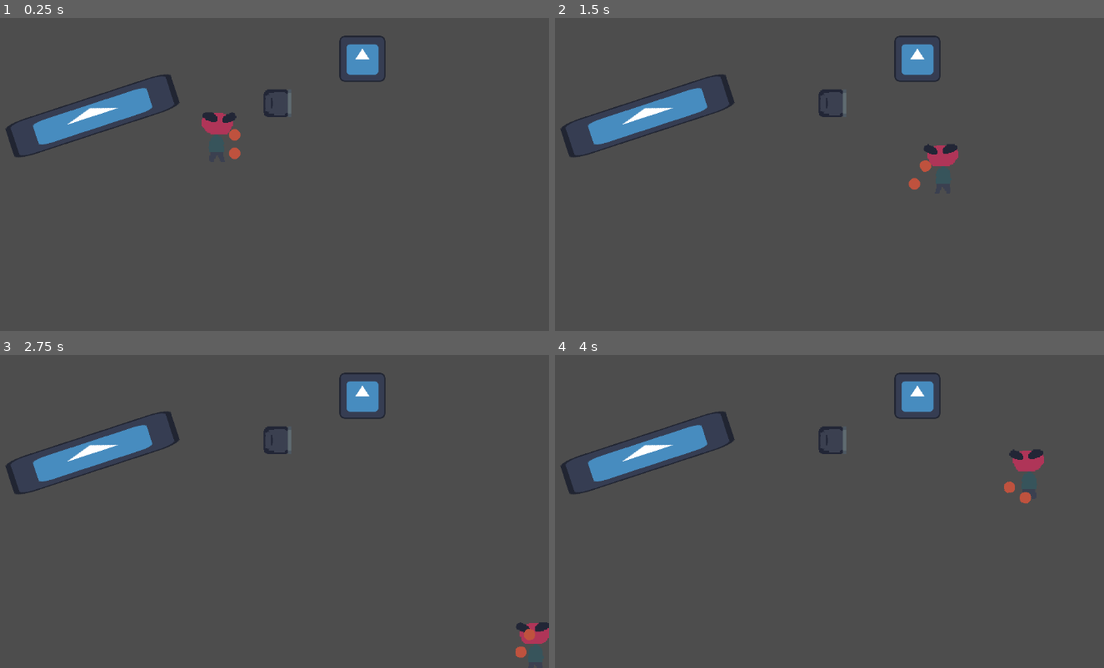
Above: before the commit, frames 1-4 (two rows, left to right).
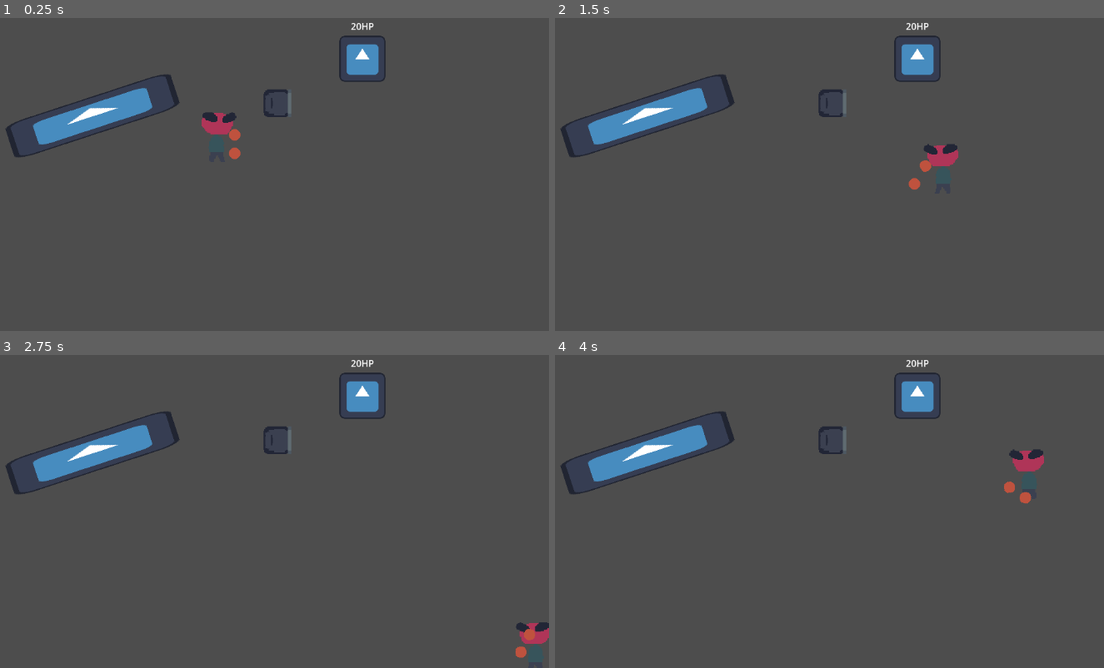
Above: after the commit, the same moments.

Repository: artemvandalovski/Salty-John
Game: Godot game, scene res://levels/office.tscn
Same seed, same stepped clock (60 frames per second), same inputs: the game is played once before the commit and once after it. The engine's default icon, where the game draws it, is replaced by a stand-in: a white triangle on a blue panel in a dark square.
Inputs (mouse positions are in pixels of both pictures, inside the frame that each line leads up to):
- Up to frame 1 (0.25 s): no input
- Up to frame 2 (1.5 s): tap Enter at 0.5 s; move the mouse to (917, 124) at 0.52 s; press the mouse at (917, 124) at 0.53 s; hold D (right) 0.53-1.28 s; move the mouse to (637, 161) at 1.27 s; release the mouse at (637, 161) at 1.28 s; hold S (down) from 1.28 s (still down); click (637, 161) at 1.35 s
- Up to frame 3 (2.75 s): move the mouse to (285, 398) at 2.02 s; release S (down) at 2.03 s; press the mouse at (285, 398) at 2.03 s; hold D (right) from 2.03 s (still down); right-click (285, 398) at 2.1 s
- Up to frame 4 (4 s): move the mouse to (736, 555) at 2.77 s; release D (right) at 2.78 s; release the mouse at (736, 555) at 2.78 s; hold W (up) 2.78-3.53 s; click (736, 555) at 2.85 s; tap Space at 3.5 s; move the mouse to (972, 536) at 3.52 s; press the mouse at (972, 536) at 3.53 s; hold A (left) from 3.53 s (still down)

The runs differ from the first frame. In frame 1, less than 0.1% of the frame differs, in the area x 63-69%, y 1-4%; in frame 2, less than 0.1%; in frame 3, less than 0.1%; in frame 4, less than 0.1%.

Commit message:
one hand grab and modified damage

Diff:
--- a/common/damage/hitbox.gd
+++ b/common/damage/hitbox.gd
@@ -6,12 +6,13 @@
 ## Call [method deal_damage] to deal damage to all overlapping Hurtboxes[br]
 ## Set [member knockback_func][code]: func(Hurtbox) -> Vector2[/code] to handle knockback
 
-@export var damage = 1
-
 # [code]func(Hurtbox) -> Vector2[/code]
 # Warning: may be null
 # E.g.   func(_hurtbox: Hurtbox) -> Vector2:	return Vector2.ZERO
 var knockback_func: Callable
+
+# Can be null
+var damage_func: Callable
 
 
 func _ready():
@@ -30,7 +31,7 @@
 	for hurtbox in get_overlapping_areas():
 		assert(hurtbox is Hurtbox)
 
-		hurtbox.apply_damage(damage)
+		hurtbox.apply_damage(damage_func.call(hurtbox))
 
 		if do_apply_kb:
 			var kb: Vector2 = knockback_func.call(hurtbox)
--- a/enemies/dummy.tscn
+++ b/enemies/dummy.tscn
@@ -11,6 +11,7 @@
 size = Vector2(80, 80)
 
 [node name="Dummy" instance=ExtResource("1_4le0s")]
+health = 20
 
 [node name="Sprite2D" type="Sprite2D" parent="." index="0"]
 position = Vector2(1.90735e-06, 1.90735e-06)
@@ -25,3 +26,9 @@
 
 [node name="CollisionShape2D" type="CollisionShape2D" parent="Hurtbox" index="0"]
 shape = SubResource("RectangleShape2D_spy3j")
+
+[node name="Label" parent="." index="3"]
+offset_left = -20.0
+offset_top = -68.0
+offset_right = 20.0
+offset_bottom = -45.0
--- a/enemies/enemy.gd
+++ b/enemies/enemy.gd
@@ -6,10 +6,16 @@
 @export var health := 3
 @export var mass := 1
 
+@onready var label = $Label
+
+func _ready():
+	update_label()
 
 func _physics_process(delta):
 	handle_movement()
 
+func update_label():
+	label.text = str(health) + "HP"
 
 func handle_movement():
 	velocity *= FRICTION
@@ -17,6 +23,7 @@
 
 func take_damage(dmg: int):
 	health -= dmg
+	update_label()
 	if health <= 0:
 		queue_free()
 
--- a/enemies/enemy.tscn
+++ b/enemies/enemy.tscn
@@ -5,3 +5,7 @@
 [node name="Enemy" type="CharacterBody2D" groups=["Enemies"]]
 collision_layer = 4
 script = ExtResource("1_qbslc")
+
+[node name="Label" type="Label" parent="."]
+offset_right = 40.0
+offset_bottom = 23.0
--- a/environment/draggable/chair/chair.tscn
+++ b/environment/draggable/chair/chair.tscn
@@ -3,8 +3,8 @@
 [ext_resource type="PackedScene" uid="uid://cpeu61u3dchfe" path="res://environment/draggable/draggable.tscn" id="1_xuccq"]
 [ext_resource type="Texture2D" uid="uid://c4vya5yxl5mi" path="res://environment/draggable/chair/office_chair.png" id="2_3hobp"]
 
-[sub_resource type="RectangleShape2D" id="RectangleShape2D_t463u"]
-size = Vector2(48, 48)
+[sub_resource type="CircleShape2D" id="CircleShape2D_htfjk"]
+radius = 24.0208
 
 [sub_resource type="CircleShape2D" id="CircleShape2D_22np1"]
 radius = 40.0
@@ -16,12 +16,13 @@
 radius = 32.0
 
 [node name="Chair" instance=ExtResource("1_xuccq")]
+mass = 1.2
 linear_damp = 2.0
 angular_damp = 1.0
 spin_force = 4
 
 [node name="CollisionShape2D" type="CollisionShape2D" parent="." index="0"]
-shape = SubResource("RectangleShape2D_t463u")
+shape = SubResource("CircleShape2D_htfjk")
 
 [node name="CollisionShape2D" type="CollisionShape2D" parent="GrabArea" index="0"]
 shape = SubResource("CircleShape2D_22np1")
--- a/environment/draggable/draggable.gd
+++ b/environment/draggable/draggable.gd
@@ -4,27 +4,36 @@
 @export var spin_force = 0
 @export var velocity_treshhold = 400.0
 
-#func _ready():
-	#$Hitbox.knockback_func = get_knockback
+@onready var hitbox = $Hitbox
+
+
+func _ready():
+	hitbox.knockback_func = calc_knockback
+	hitbox.damage_func = calc_damage
+
+
+func add_player_collisions():
+	collision_mask = 7
+
+func no_player_collisions():
+	collision_mask = 5
+
+func is_fast_enough() -> bool:
+	return linear_velocity.length_squared() > pow(velocity_treshhold, 2)
+
+func calc_damage(_hurtbox: Hurtbox):
+	return floor(linear_velocity.length() / 100.0)
+
+func calc_knockback(_hurtbox: Hurtbox) -> Vector2:
+	var kb = linear_velocity
+	return kb
 
 func take_knockback(kb: Vector2):
 	apply_torque_impulse(kb.length() * randi_range(-2, 2) * spin_force)
 	apply_impulse(kb / mass)
 
-func get_knockback():
-	if !is_fast_enough():
-		return Vector2.ZERO
-	var kb = linear_velocity
-	linear_velocity *= -physics_material_override.bounce
-	return kb
-
-func is_fast_enough() -> bool:
-	return linear_velocity.length_squared() > pow(velocity_treshhold, 2)
-
-
 func _on_hitbox_area_entered(hurtbox: Hurtbox):
 	assert(hurtbox is Hurtbox)
-
 	if is_fast_enough():
-		hurtbox.apply_knockback(get_knockback())
-		hurtbox.apply_damage(1)
+		hitbox.deal_damage()
+	linear_velocity *= -physics_material_override.bounce
--- a/player/fists/fist.gd
+++ b/player/fists/fist.gd
@@ -9,35 +9,67 @@
 const KNOCKBACK_STRENGTH: float = 200.0
 const KNOCKBACK_MIN: float = 100.0
 
+signal drag_started(node: Draggable)
+signal drag_stopped(node: Draggable)
+
 @export_enum("left_click", "right_click") var input: String
 
 @onready var hitbox = $Hitbox
+@onready var drag_raycast = $DragRayCast as RayCast2D
+@onready var drag_center = $DragCenter
 
+var dragging_node: Draggable = null
 var charge = 0.0
+
 
 func _ready():
 	hitbox.knockback_func = calc_knockback
+	hitbox.damage_func = calc_damage
 
-# Gets called from parent (See Fists)
-# The reason for this is to give us more control over when and how these
-#  children fists get updated
-# E.g. We don't want them to handle attacking while we're dragging a chair
-func update(delta: float):
+func _physics_process(delta):
+	handle_punch()
 	handle_charge(delta)
-	handle_punch()
+	handle_drag()
 
+func is_dragging() -> bool:
+	return dragging_node != null
+
+func start_draggin():
+	dragging_node = drag_raycast.get_collider().owner
+	dragging_node.no_player_collisions()
+	drag_started.emit(dragging_node)
+
+func stop_dragging():
+	dragging_node.linear_velocity = owner.holder.velocity
+	dragging_node.add_player_collisions()
+	drag_stopped.emit(dragging_node)
+	dragging_node = null
+
+func handle_drag():
+	if Input.is_action_just_pressed(input):
+		if drag_raycast.is_colliding():
+			start_draggin()
+
+	if !Input.is_action_pressed(input) and dragging_node != null:
+		stop_dragging()
+
+	if is_dragging():
+		dragging_node.global_position = lerp(
+			dragging_node.global_position,
+			drag_center.global_position, 0.2
+		)
 
 func handle_charge(delta):
 	if Input.is_action_pressed(input):
 		charge = minf(charge + CHARGE_RATE * delta, MAX_CHARGE)
-		position.x = -CHARGE_DEPTH * (charge / MAX_CHARGE)
+		if !is_dragging():
+			position.x = -CHARGE_DEPTH * (charge / MAX_CHARGE)
 
 func handle_punch():
 	if Input.is_action_just_released(input):
 		punch()
 
 func punch():
-	# Animateji
 	var punch_tween: Tween = create_tween()\
 		.set_trans(Tween.TRANS_QUINT).set_ease(Tween.EASE_OUT)
 	punch_tween.tween_property(self, 'position:x', charge + PUNCH_DEPTH, 0.1)
@@ -45,8 +77,11 @@
 	punch_tween.tween_property(self, 'position:x', 0, COOLDOWN)
 
 	await punch_tween.finished
+	charge = 0.0
 
-	charge = 0.0
+func calc_damage(_hurtbox: Hurtbox):
+	var velocity: Vector2 = owner.holder.velocity
+	return ceil(velocity.normalized().length() * charge)
 
 func calc_knockback(_hurtbox: Hurtbox) -> Vector2:
 	var velocity = owner.holder.velocity
--- a/player/fists/fist.tscn
+++ b/player/fists/fist.tscn
@@ -17,3 +17,10 @@
 
 [node name="CollisionShape2D" type="CollisionShape2D" parent="Hitbox"]
 shape = SubResource("CircleShape2D_1p38y")
+
+[node name="DragRayCast" type="RayCast2D" parent="."]
+position = Vector2(-24, 0)
+target_position = Vector2(64, 0)
+collision_mask = 32
+collide_with_areas = true
+collide_with_bodies = false
--- a/player/fists/fists.gd
+++ /dev/null
@@ -1,48 +0,0 @@
-extends Item
-
-signal drag_started(node: Draggable)
-signal drag_stopped(node: Draggable)
-
-@onready var drag_raycast = $DragRayCast as RayCast2D
-@onready var right_fist = $Right
-@onready var left_fist = $Left
-@onready var marker_2d = $Marker2D
-
-
-## The current Draggable the player is dragging
-## Warning: may be null
-var dragging_node: Draggable = null
-
-
-func _physics_process(delta):
-	handle_drag()
-
-	# Prioritize dragging over attacking
-	if is_dragging():
-		# Temporary just to get things going
-		# Suggestion: Add a `DragCenter: Marker2D` in between both fists and move it to there instead
-		dragging_node.global_position = lerp(
-			dragging_node.global_position,
-			marker_2d.global_position, 0.2
-		)
-		return
-
-	# Not dragging anything, update fists
-	right_fist.update(delta)
-	left_fist.update(delta)
-
-
-func is_dragging() -> bool:
-	return dragging_node != null
-
-func handle_drag():
-	if Input.is_action_just_pressed("drag"):
-		if drag_raycast.is_colliding():
-			dragging_node = drag_raycast.get_collider().owner
-			drag_started.emit(dragging_node)
-		return
-
-	# If we're not dragging anymore, let go
-	if !Input.is_action_pressed("drag") and dragging_node != null:
-		drag_stopped.emit(dragging_node)
-		dragging_node = null
--- a/player/fists/fists.tscn
+++ b/player/fists/fists.tscn
@@ -1,26 +1,20 @@
-[gd_scene load_steps=4 format=3 uid="uid://cu7v5vew4t18i"]
+[gd_scene load_steps=3 format=3 uid="uid://cu7v5vew4t18i"]
 
 [ext_resource type="PackedScene" uid="uid://7fmia0sa61r4" path="res://common/items/item.tscn" id="1_3y0xb"]
 [ext_resource type="PackedScene" uid="uid://b1eycdjhng3h" path="res://player/fists/fist.tscn" id="1_ux0o8"]
-[ext_resource type="Script" path="res://player/fists/fists.gd" id="2_cyakf"]
 
 [node name="Fists" instance=ExtResource("1_3y0xb")]
-script = ExtResource("2_cyakf")
 
 [node name="Left" parent="." index="1" instance=ExtResource("1_ux0o8")]
 position = Vector2(0, -16)
 input = "left_click"
 
+[node name="DragCenter" type="Marker2D" parent="Left" index="3"]
+position = Vector2(24, -12)
+
 [node name="Right" parent="." index="2" instance=ExtResource("1_ux0o8")]
 position = Vector2(0, 16)
 input = "right_click"
 
-[node name="DragRayCast" type="RayCast2D" parent="." index="3"]
-position = Vector2(-24, 0)
-target_position = Vector2(64, 0)
-collision_mask = 32
-collide_with_areas = true
-collide_with_bodies = false
-
-[node name="Marker2D" type="Marker2D" parent="." index="4"]
-position = Vector2(24, 0)
+[node name="DragCenter" type="Marker2D" parent="Right" index="3"]
+position = Vector2(24, 12)
--- a/project.godot
+++ b/project.godot
@@ -56,12 +56,6 @@
 "events": [Object(InputEventMouseButton,"resource_local_to_scene":false,"resource_name":"","device":-1,"window_id":0,"a …(253 unchanged characters)…
 ]
 }
-drag={
-"deadzone": 0.5,
-"events": [Object(InputEventMouseButton,"resource_local_to_scene":false,"resource_name":"","device":-1,"window_id":0,"alt_pressed":false,"shift_pressed":false,"ctrl_pressed":false,"meta_pressed":false,"button_mask":0,"position":Vector2(0, 0),"global_position":Vector2(0, 0),"factor":1.0,"button_index":1,"canceled":false,"pressed":false,"double_click":false,"script":null)
-, Object(InputEventMouseButton,"resource_local_to_scene":false,"resource_name":"","device":-1,"window_id":0,"alt_pressed":false,"shift_pressed":false,"ctrl_pressed":false,"meta_pressed":false,"button_mask":0,"position":Vector2(0, 0),"global_position":Vector2(0, 0),"factor":1.0,"button_index":2,"canceled":false,"pressed":false,"double_click":false,"script":null)
-]
-}
 
 [layer_names]
 
Not shown, added: notes.md
